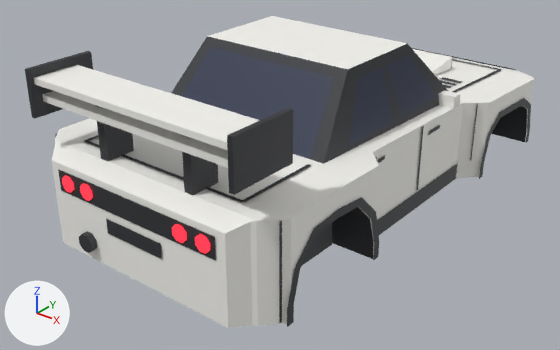
A saved change to the glTF model assets/meshes/hoshi/Hoshi.glb.
Camera for both pictures: a 50 mm camera at (10.66, -15.02, 7.52) aimed at (-0.37, -1.24, -1.03). The lights are fixed; the arrows at lower left show +X, +Y and +Z. The first picture is the older version.

In view in the first picture: 'BumperRear', 'Door_FR', 'Door_RR', 'Fender_RR', 'Opt_Wing_Rally_Wing', 'Opt_Wing_Rally_WingBlade', 'Pillars', 'RearWindow', 'Roof', 'TailGarnish', 'Trunk', 'Underbody' and 24 more.
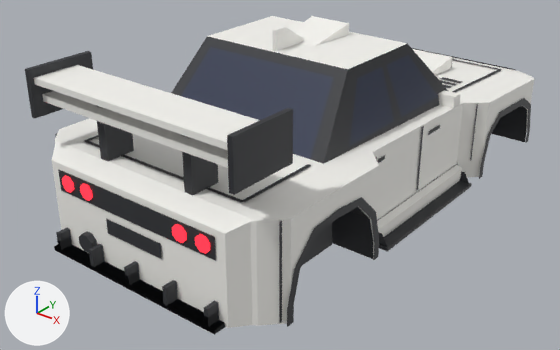
Where the change shows, as pixel boxes (x1, y1, x2, y2) in the pictures (560 x 350 px):
'Opt_Diffuser_Road_AccDiffuser', added
    after: (54, 237, 225, 335)
'Opt_Diffuser_Race_AccDiffuserRace', added
    after: (55, 228, 225, 332)
'Opt_Skirts_Side_AccSkirt_R', added
    after: (377, 164, 462, 237)
'Opt_Skirts_Blade_AccSideBlade_R', added
    after: (378, 171, 472, 252)
'Opt_Roof_Scoop_AccRoofScoop', added
    after: (293, 16, 349, 46)
'Opt_Roof_Fin_AccSharkFin', added
    after: (273, 27, 304, 51)
'Rocker_R', unchanged, covered by the edit
    before: (377, 163, 458, 235)
    after: (377, 163, 458, 221)

What changed in the scene script:
```text
Add me_opt_roof_scoop_accroofscoop:
    me_opt_roof_scoop_accroofscoop.from_pydata([(-0.48, -1.05, 2.42), (0.48, -1.05, 2.42), (0.55, 0.25, 2.7), (-0.55, 0.25, 2.7), (0.55, 0.25, 2.4), (0.48, -1.05, 2.4), (-0.48, -1.05, 2.4), (-0.55, 0.25, 2.4)], [], [(0, 1, 2), (0, 2, 3), (4, 2, 1), (4, 1, 5), (6, 0, 3), (6, 3, 7)])
    me_opt_roof_scoop_accroofscoop.materials.append(mat_body)  # white #f7f6f1
Add me_opt_roof_fin_accsharkfin:
    me_opt_roof_fin_accsharkfin.from_pydata([(0.05, -1.55, 2.9), (0.05, -1.9, 2.9), (0.05, -1.9, 2.41), (0.05, -0.725, 2.41), (-0.05, -0.725, 2.41), (-0.05, -1.9, 2.41), (-0.05, -1.9, 2.9), (-0.05, -1.55, 2.9)], [], [(0, 1, 2), (0, 2, 3), (4, 5, 6), (4, 6, 7), (6, 1, 0), (6, 0, 7), (7, 0, 3), (7, 3, 4), (5, 2, 1), (5, 1, 6)])
    me_opt_roof_fin_accsharkfin.materials.append(mat_body)  # white #f7f6f1
Add ob_opt_skirts_side_accskirt_r:
    ob_opt_skirts_side_accskirt_r = bpy.data.objects.new('Opt_Skirts_Side_AccSkirt_R', me_opt_skirts_side_accskirt_r)  # 10 vertices, 14 faces; spans x 2.82..3.02, y -2.05..2.05, z -1.46..-0.98; in mat_body (white #f7f6f1)
    ob_opt_skirts_side_accskirt_r.location = (0.0, 0.0, 0.0)
Add ob_opt_skirts_blade_accsideblade_r:
    ob_opt_skirts_blade_accsideblade_r = bpy.data.objects.new('Opt_Skirts_Blade_AccSideBlade_R', me_opt_skirts_blade_accsideblade_r)  # 16 vertices, 16 faces; spans x 2.82..3.32, y -2.05..2.05, z -1.48..-1.12; in mat_trim (dark grey #2f3035)
    ob_opt_skirts_blade_accsideblade_r.location = (0.0, 0.0, 0.0)
Add ob_opt_roof_scoop_accroofscoop:
    ob_opt_roof_scoop_accroofscoop = bpy.data.objects.new('Opt_Roof_Scoop_AccRoofScoop', me_opt_roof_scoop_accroofscoop)
    ob_opt_roof_scoop_accroofscoop.location = (0.0, 0.0, 0.0)
Add ob_opt_roof_fin_accsharkfin:
    ob_opt_roof_fin_accsharkfin = bpy.data.objects.new('Opt_Roof_Fin_AccSharkFin', me_opt_roof_fin_accsharkfin)
    ob_opt_roof_fin_accsharkfin.location = (0.0, 0.0, 0.0)
Add ob_opt_diffuser_road_accdiffuser:
    ob_opt_diffuser_road_accdiffuser = bpy.data.objects.new('Opt_Diffuser_Road_AccDiffuser', me_opt_diffuser_road_accdiffuser)  # a box spanning x -2.4..2.4, y -6.64..-6.09, z -1.44..-1.34; a box spanning x -2.25..-2.15, y -6.64..-6.09, z -1.34..-1.12; a box spanning x -0.05..0.05, y -6.64..-6.09, z -1.34..-1.12; a box spanning x 2.15..2.25, y -6.64..-6.09, z -1.34..-1.12; in mat_trim (dark grey #2f3035)
    ob_opt_diffuser_road_accdiffuser.location = (0.0, 0.0, 0.0)
Add ob_opt_diffuser_race_accdiffuserrace:
    ob_opt_diffuser_race_accdiffuserrace = bpy.data.objects.new('Opt_Diffuser_Race_AccDiffuserRace', me_opt_diffuser_race_accdiffuserrace)  # a box spanning x -2.4..2.4, y -6.64..-5.74, z -1.44..-1.34; a box spanning x -2.25..-2.15, y -6.64..-5.74, z -1.34..-0.94; a box spanning x -1.15..-1.05, y -6.64..-5.74, z -1.34..-0.94; a box spanning x -0.05..0.05, y -6.64..-5.74, z -1.34..-0.94; a box spanning x 1.05..1.15, y -6.64..-5.74, z -1.34..-0.94; a box spanning x 2.15..2.25, y -6.64..-5.74, z -1.34..-0.94; in mat_trim (dark grey #2f3035)
    ob_opt_diffuser_race_accdiffuserrace.location = (0.0, 0.0, 0.0)
```
